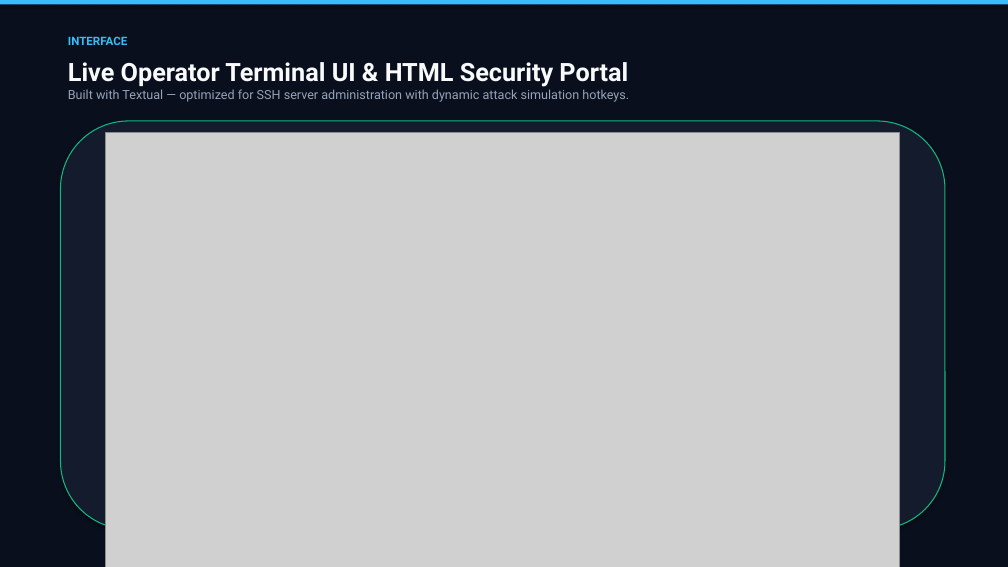
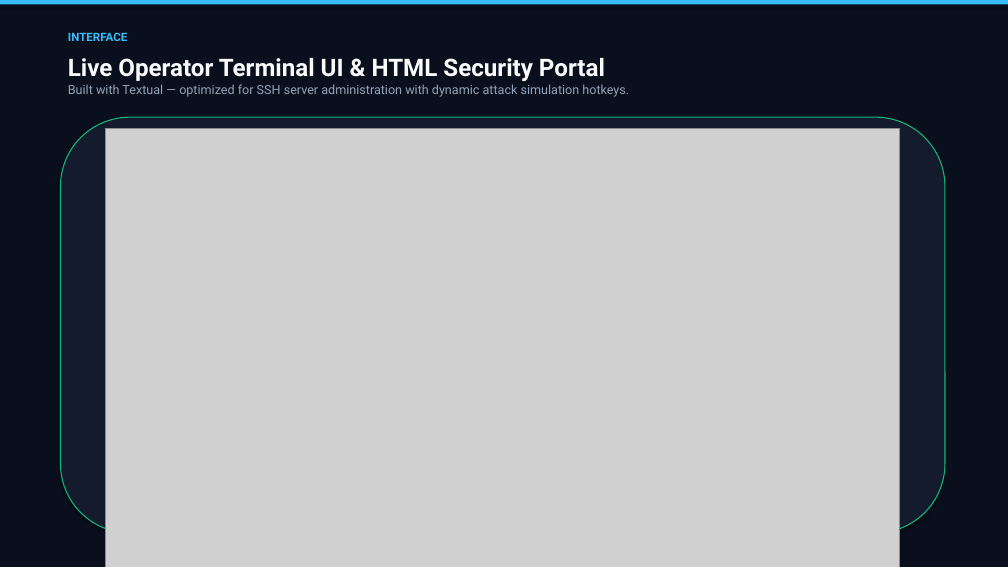
Before and after one commit to basithladdu/prahari, a slide deck: slide 6 of docs/PRAHARI.pptx. Drawn at 1008x567 pixels with LibreOffice and Linux fonts; fonts in the diff are those of the drawing; grey boxes stand for pictures. Boxes give left, top, right and bottom in pixels: in the first picture for what was removed or moved away, otherwise in the second. Text is boxed around its words. In the diff, an @@ line names an element or a change of style, - is before the commit and + after.

```diff
--- a/docs/PRAHARI.pptx
+++ b/docs/PRAHARI.pptx
@@ text "INTERFACE": place and size @@
-text "INTERFACE" at bbox=[68, 36, 127, 45]
+text "INTERFACE" at bbox=[68, 32, 127, 41]
@@ text at bbox=[68, 58, 605, 81]: size 24 to 23 pt in "Live Operator Terminal UI & HTML Security ..." @@
@@ rounded rectangle: place and size @@
-rounded rectangle at bbox=[60, 121, 945, 529]
+rounded rectangle at bbox=[60, 117, 945, 533]
```
Also in this commit, not shown: 6 other slides changed.
